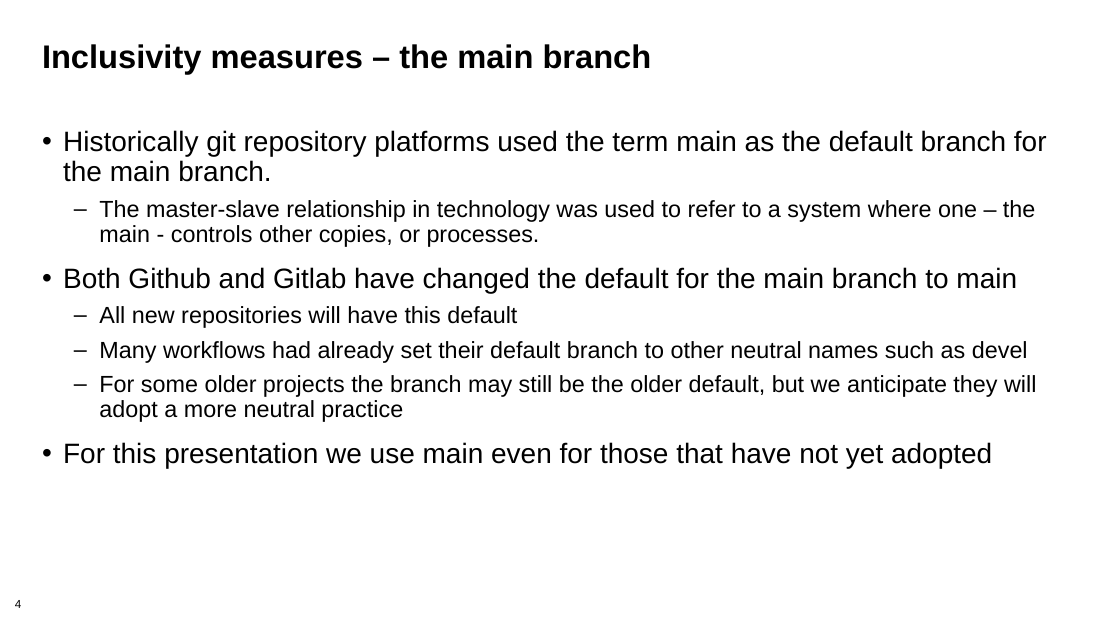
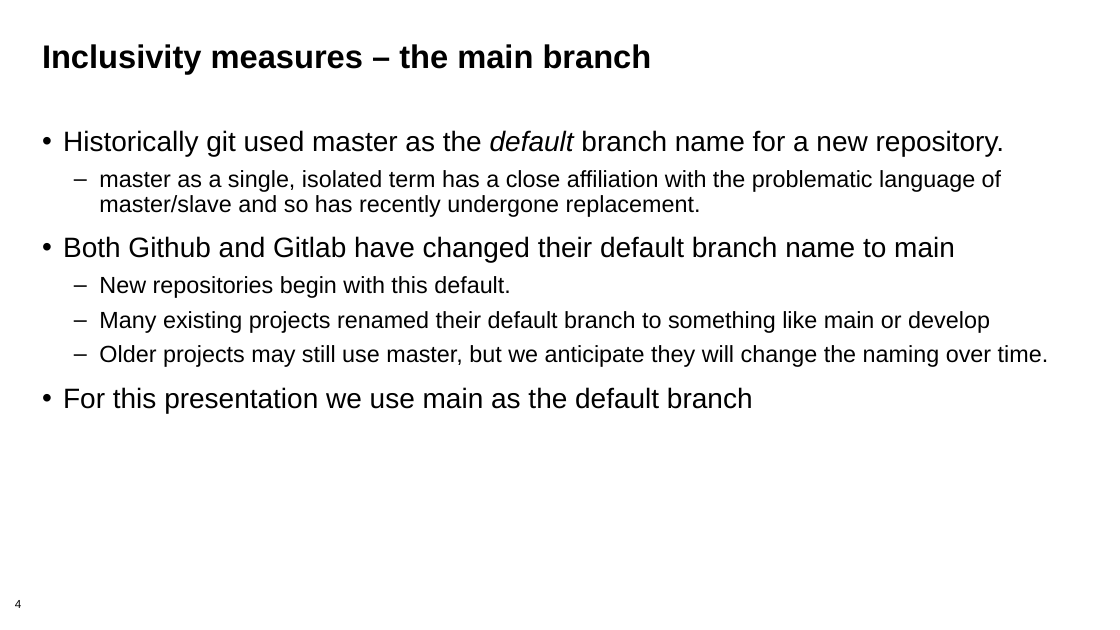
Before and after one commit to bssw-tutorial/presentations, a slide deck: slide 4 of git-workflows.pptx. Drawn at 1120x630 pixels with LibreOffice and Linux fonts; fonts in the diff are those of the drawing; background and template pictures are left out. Boxes give left, top, right and bottom in pixels: in the first picture for what was removed or moved away, otherwise in the second. Text is boxed around its words. In the diff, an @@ line names an element or a change of style, - is before the commit and + after.

Commit message:
Added most of Mark's suggestions for inclusivity.

```diff
--- a/git-workflows.pptx
+++ b/git-workflows.pptx
@@ text at (63,130,1049,413): text changed @@
-• Historically git repository platforms used the term main as the default branch for the main branch.
-  – The master-slave relationship in technology was used to refer to a system where one – the main - controls other copies, or processes.
-• Both Github and Gitlab have changed the default for the main branch to main
-  – All new repositories will have this default
-  – Many workflows had already set their default branch to other neutral names such as devel
-  – For some older projects the branch may still be the older default, but we anticipate they will adopt a more neutral practice
-• For this presentation we use main even for those that have not yet adopted
+• Historically git used master as the default branch name for a new repository.
+  – master as a single, isolated term has a close affiliation with the problematic language of master/slave and so has recently undergone replacement.
+• Both Github and Gitlab have changed their default branch name to main
+  – New repositories begin with this default.
+  – Many existing projects renamed their default branch to something like main or develop
+  – Older projects may still use master, but we anticipate they will change the naming over time.
+• For this presentation we use main as the default branch
```
Also in this commit, not shown: 6 other slides changed.
